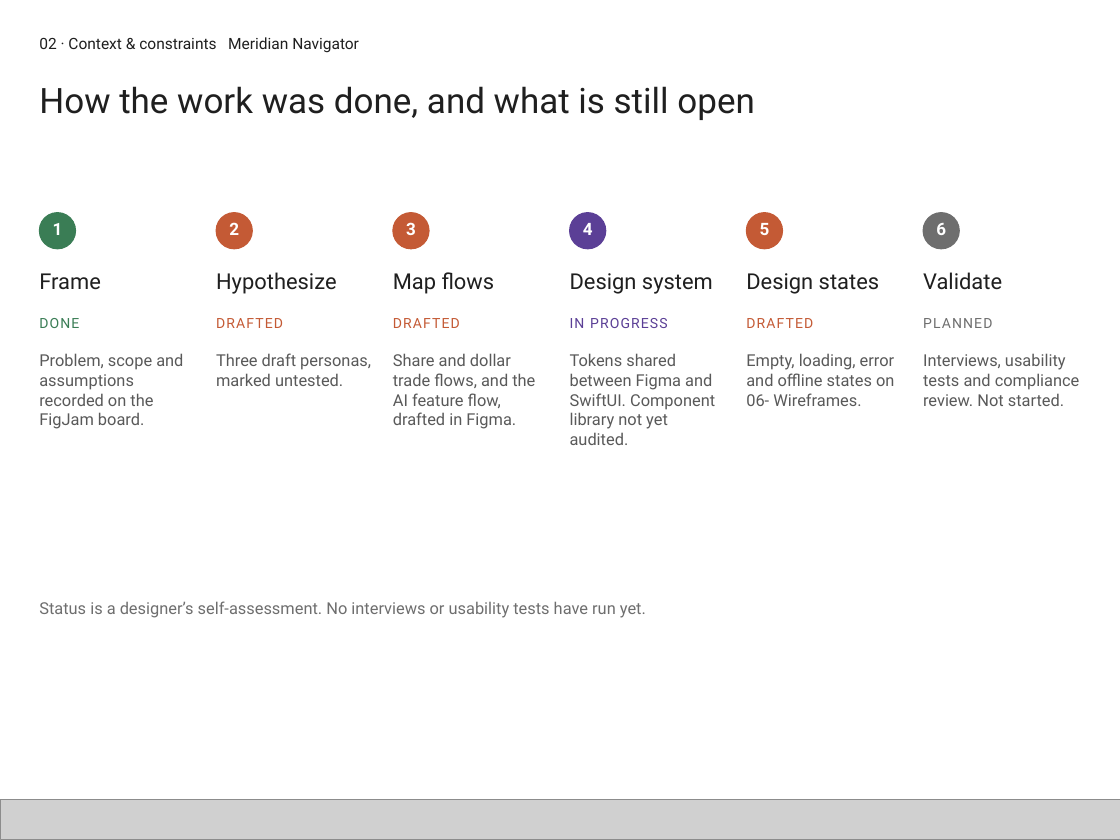
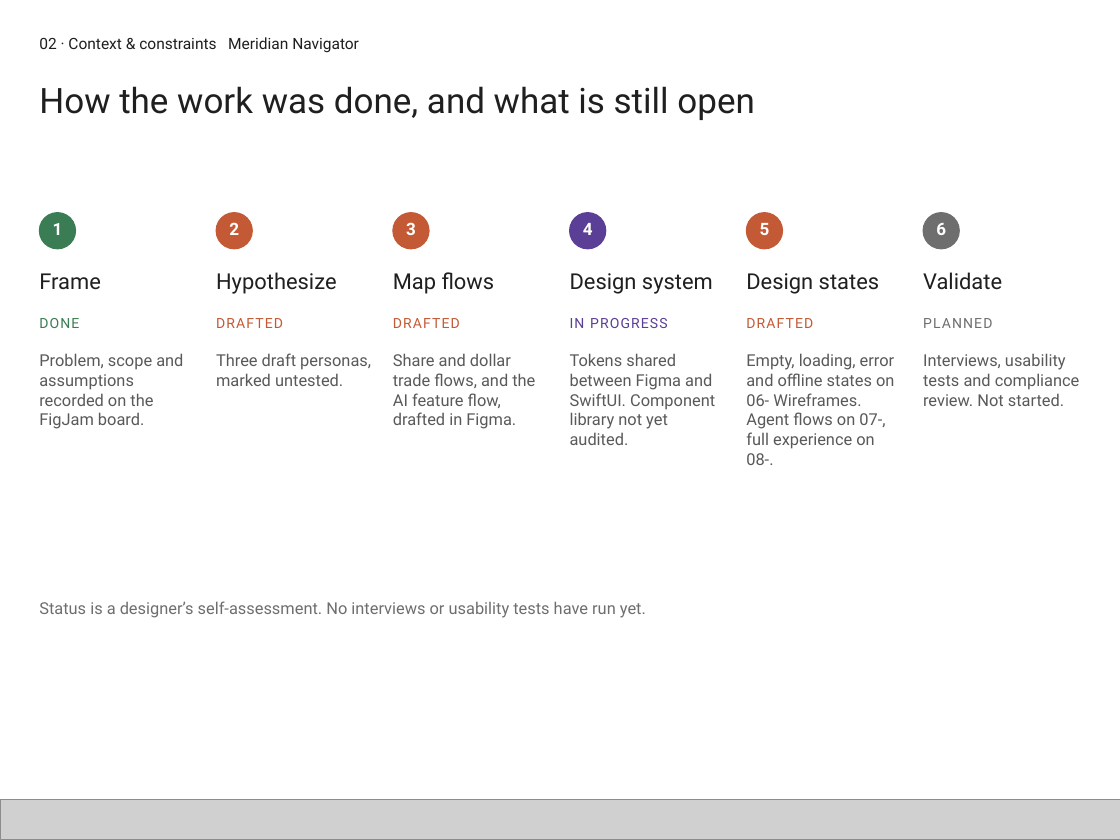
Before and after one commit to CHUNKY21/portfolio-export, a slide deck: slide 27 of Portfolio-Core.pptx. Drawn at 1120x840 pixels with LibreOffice and Linux fonts; fonts in the diff are those of the drawing; grey boxes stand for pictures. Boxes give left, top, right and bottom in pixels: in the first picture for what was removed or moved away, otherwise in the second. Text is boxed around its words. In the diff, an @@ line names an element or a change of style, - is before the commit and + after.

```diff
--- a/Portfolio-Core.pptx
+++ b/Portfolio-Core.pptx
@@ text at (746, 353, 895, 465): text changed @@
-Empty, loading, error and offline states on 06- Wireframes.
+Empty, loading, error and offline states on 06- Wireframes. Agent flows on 07-, full experience on 08-.
```
Also in this commit, not shown: 2 other slides changed, 2 other files.
